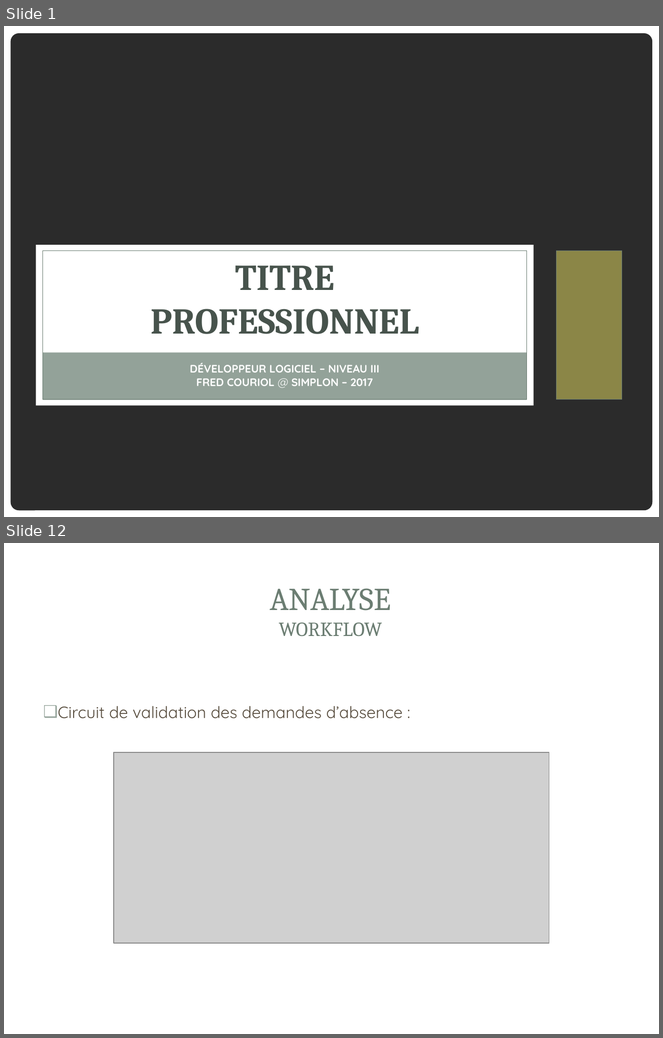
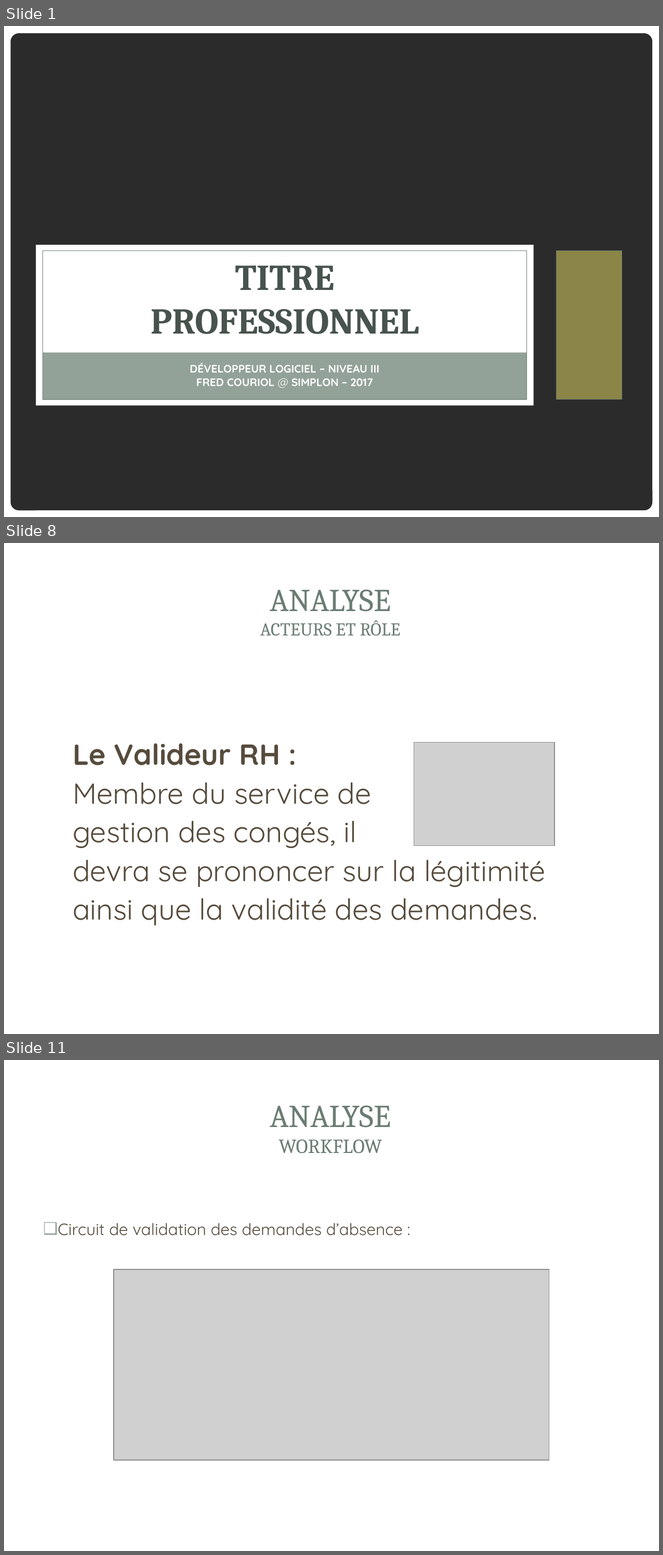
Before and after one commit to gestionsAbsences/gestionAbsences, a slide deck: Projet/Dossier/Fred/COURIOL_Fred_Présentation.ppt. Shown one above the other, each under a label of ours: slides 1 and 12 before the commit, slides 1, 8 and 11 after it; the slides between them are not shown. The pictures are 663x1038 and 663x1555 pixels, drawn with LibreOffice and Linux fonts; fonts in the diff are those of the drawing; grey boxes stand for pictures; background and template pictures are left out; a plain dark background stands for a picture behind light text. Boxes give left, top, right and bottom in pixels: in the first picture for what was removed or moved away, otherwise in the second. Text is boxed around its words. In the diff, an @@ line names an element or a change of style, - is before the commit and + after.

```diff
--- a/Projet/Dossier/Fred/COURIOL_Fred_Présentation.ppt
+++ b/Projet/Dossier/Fred/COURIOL_Fred_Présentation.ppt
@@ slide 8 added at <box>4,543,659,1034</box>, background picture (left out); not listed: 2 template elements that a slide beside it also shows @@
@@ title added at <box>260,589,401,636</box>, 20 pt, text #6B7D72 @@
+ANALYSE
+ACTEURS ET RÔLE
@@ text added at <box>73,743,546,926</box>, 32 pt, text #564B3C @@
+Le Valideur RH :
+Membre du service de
+gestion des congés, il
+devra se prononcer sur la légitimité
+ainsi que la validité des demandes.
@@ picture added at <box>414,742,555,846</box> @@
@@ what was slide 12 is now slide 11 @@
```
Also in this commit, not shown: 4 slides changed, 4 other slides added, 10 slides removed, 3 other files.
